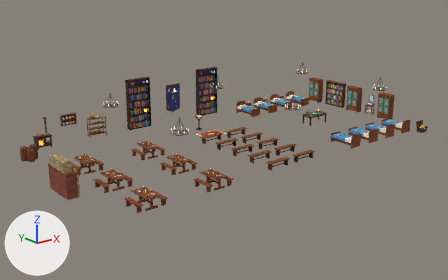
An edit to the glTF model art/town/shops/shop_seminary_interior.gltf, drawn before and after from the same camera.
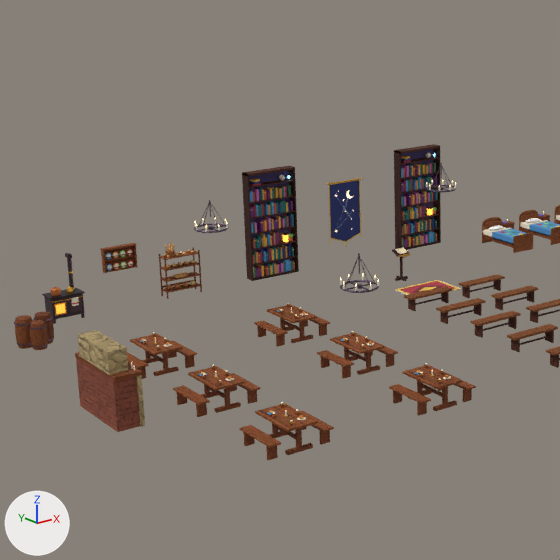
Old and new are each drawn whole from a camera (50 mm lens) standing at (-28.2, -23.1, 14.1) and looking at (-0.8, 11.2, 0.3) and again close up on the part from 3% to 61% of the width and 0% to 93% of the height. Arrows for +X, +Y and +Z are at lower left; the lights stay in place. The first two pictures are the older version. Objects named as collision shapes, trigger or cutter boxes, shadow casters or lower levels of detail are left out. Vertices at exactly the same position are counted once.

Names of what the first close-up shows: 'shop_seminary_interior'.
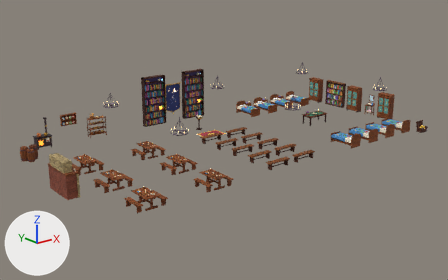
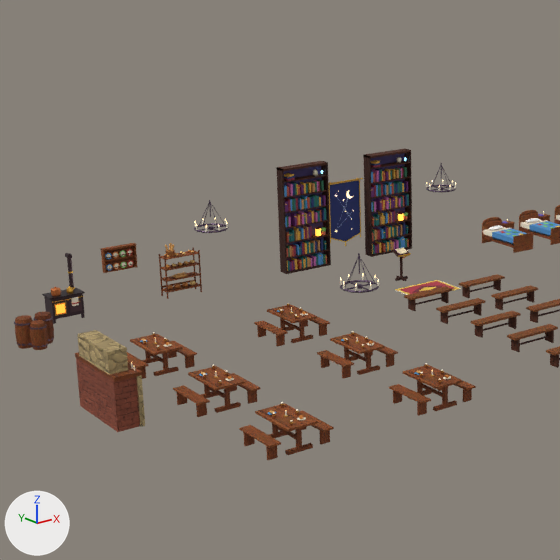
Where the change shows, as pixel boxes (x1, y1, x2, y2) in the close-ups (560 x 560 px; the box of a moved part takes in the faces that stretch with it):
```json
{"object": "shop_seminary_interior", "change": "reshaped", "before": [14, 144, 560, 460], "after": [14, 149, 560, 460]}
{"part": 1, "of": "me_p14", "change": "added", "after": [286, 233, 329, 244]}
{"part": 2, "of": "me_p14", "change": "moved or reshaped", "before": [249, 179, 294, 188], "after": [284, 174, 327, 183]}
{"part": 3, "of": "me_p14", "change": "moved or reshaped", "before": [401, 156, 439, 164], "after": [371, 161, 410, 169]}
{"part": 4, "of": "me_p14", "change": "deleted", "before": [249, 152, 440, 278]}
{"part": 5, "of": "me_p14", "change": "reshaped", "before": [242, 144, 441, 281], "after": [276, 149, 412, 274]}
{"part": 6, "of": "me_p14", "change": "surface changed", "before": [286, 196, 406, 227], "after": [286, 196, 406, 227]}
```

Scene script edits in JSON lines:
```json
{"block": "me_p14", "where": "# used by ob_shop_seminary_interior; location = (0.0, 0.0, 0.0)"}
{"op": "remove", "block": "me_p14", "code": "me_p14.from_pydata(...)  # 12918 vertices, 21014 faces; spans x -14.5..14.5, y 3.7..19.1, z 0.1..4.8"}
{"op": "add", "block": "me_p14", "code": "me_p14.from_pydata(...)  # 12912 vertices, 21014 faces; spans x -14.5..14.5, y 3.7..19.1, z 0.1..4.8"}
{"block": "me_p14", "change": "me_p14 part 1: a new loose piece, a box spanning x -2.9..-1.0, y 18.67..19.05, z 1.22..1.25, in mat_m_townwood"}
{"block": "me_p14", "change": "me_p14 part 2: the loose piece of 8 vertices spanning x -4.3..-2.5, y 18.7..19.1, z 3.5..3.6 is moved by (1.4, 0.0, 0.0)"}
{"block": "me_p14", "change": "me_p14 part 3: the loose piece of 8 vertices spanning x 2.5..4.3, y 18.7..19.1, z 3.5..3.6 is moved by (-1.4, 0.0, 0.0)"}
{"block": "me_p14", "change": "me_p14 part 4: 200 loose pieces with 1660 vertices, spanning x -4.3..4.3, y 18.7..19.1, z 0.1..3.8, are deleted"}
{"block": "me_p14", "change": "me_p14 part 5: 75 vertices moved from x -4.3..4.3, y 18.7..19.1, z 0.1..4.1 to x -3.0..3.0, y 18.7..19.1, z 0.1..4.1; 357 vertices removed from x -4.4..4.4, y 18.7..19.1, z 0.1..4.1; 1931 vertices added at x -3.0..3.0, y 18.7..19.1, z 0.1..4.1"}
{"block": "me_p14", "change": "me_p14 part 6: 72 kept faces spanning x -2.9..2.8, y 18.7..19.0, z 0.1..3.8 get new texture (UV) coordinates"}
{"block": "me_p14", "change": "other edits to the shape of me_p14 do not show in these pictures"}
```
